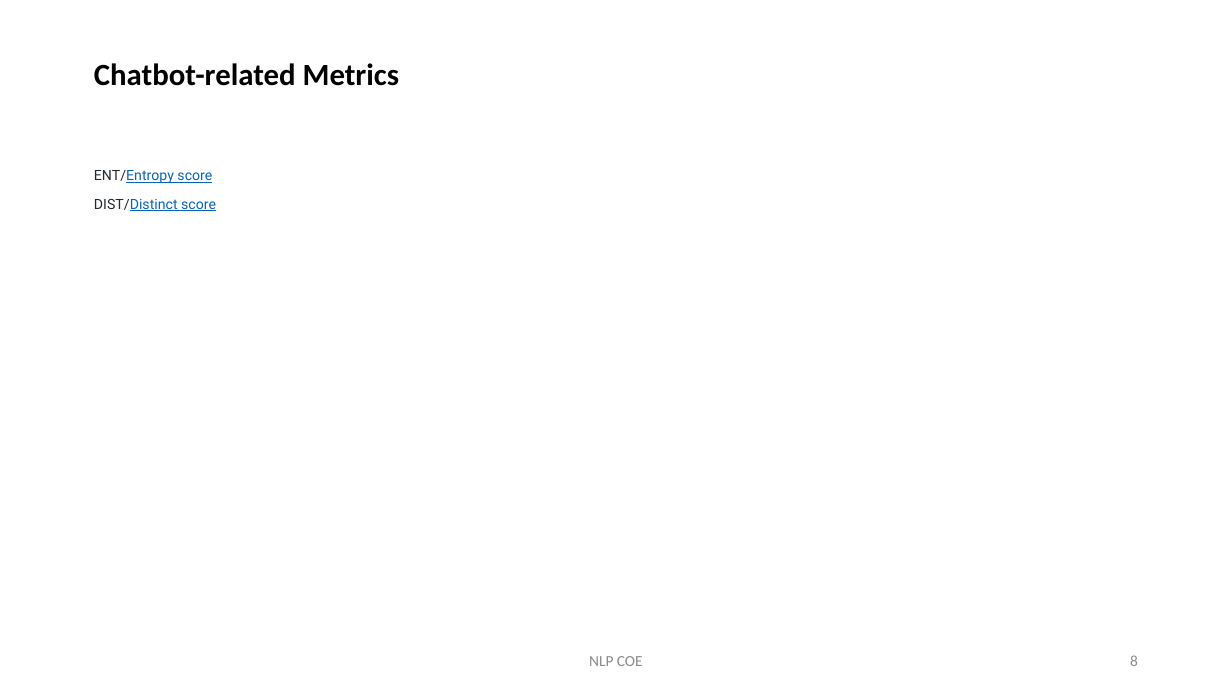
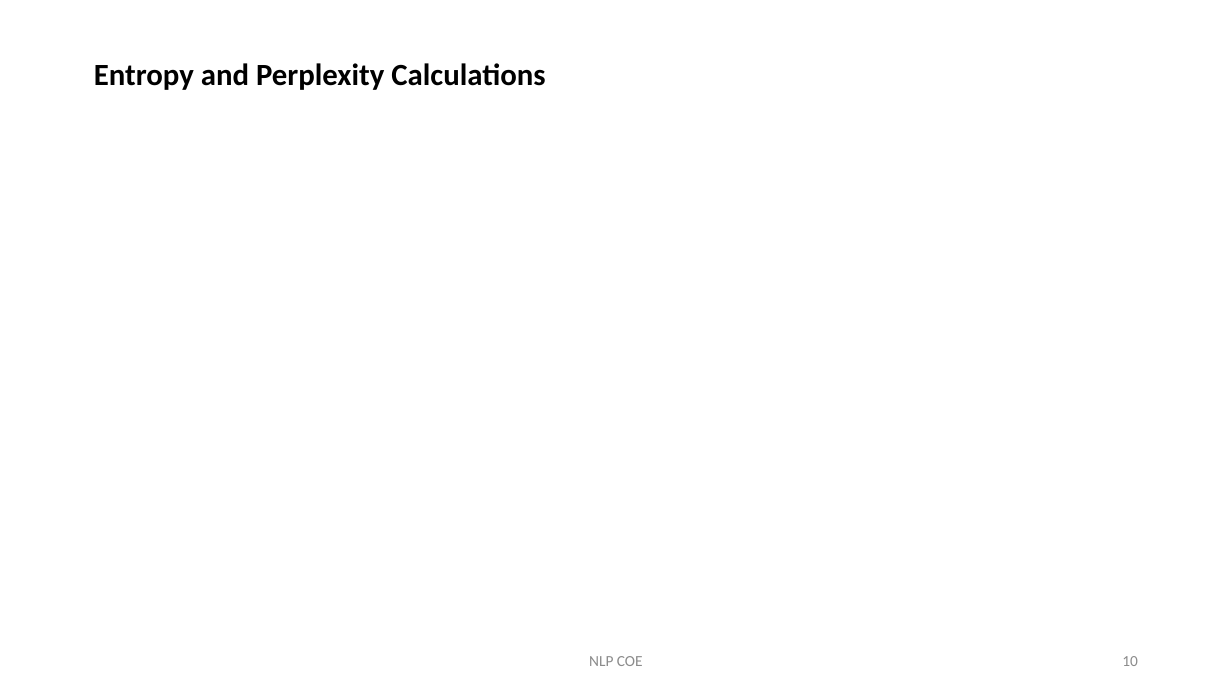
Before and after one commit to KristinChen/nlp-coe, a slide deck: slide 10 of updates-and-knowledge-sharing/Performance Metrics for Seq2Seq model.pptx (slide 8 before the commit). Drawn at 1232x693 pixels with LibreOffice and Linux fonts; fonts in the diff are those of the drawing; grey boxes stand for pictures. Boxes give left, top, right and bottom in pixels: in the first picture for what was removed or moved away, otherwise in the second. Text is boxed around its words. In the diff, an @@ line names an element or a change of style, - is before the commit and + after.

```diff
--- a/updates-and-knowledge-sharing/Performance Metrics for Seq2Seq model.pptx
+++ b/updates-and-knowledge-sharing/Performance Metrics for Seq2Seq model.pptx
@@ title at bbox=[94, 63, 545, 90]: text changed @@
-Chatbot-related Metrics
+Entropy and Perplexity Calculations
@@ text removed at bbox=[94, 170, 216, 211] @@
-ENT/Entropy score
-DIST/Distinct score
@@ page number at bbox=[1122, 656, 1138, 666]: text changed @@
-8
+10
```
Also in this commit, not shown: 1 other slide changed, 4 slides added.
